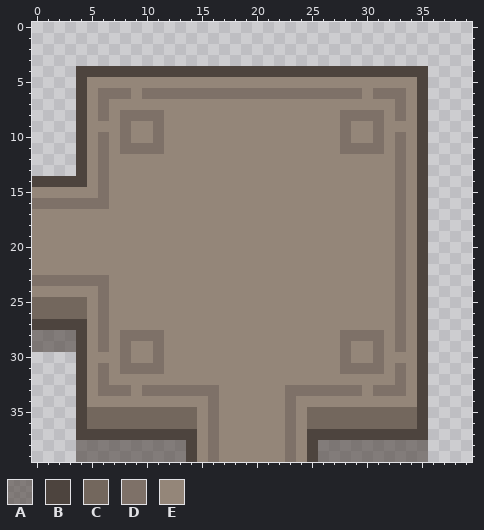
Edited in one commit: pixel-art sprite (Assets/Sunchoi/Resources/BuiltInData/Map/Sprite/Map_SW_Closed.png). The picture above was drawn from the file before the commit.
The file is 40x40 pixels. Colours within 5 levels of each other are drawn and written as one.
Palette (. is transparent): A #4d443e96  B #4d443e  C #73675d  D #7e7168  E #948679
Pixels before, first column x 0:
 4 ....BBBBBBBBBBBBBBBBBBBBBBBBBBBBBBBB
 5 ....BEEEEEEEEEEEEEEEEEEEEEEEEEEEEEEB
 6 ....BEDDDEDDDDDDDDDDDDDDDDDDDDEDDDEB
 7 ....BEDEEEEEEEEEEEEEEEEEEEEEEEEEEDEB
 8 ....BEDEDDDDEEEEEEEEEEEEEEEEDDDDEDEB
 9 ....BEEEDEEDEEEEEEEEEEEEEEEEDEEDEEEB
10 ....BEDEDEEDEEEEEEEEEEEEEEEEDEEDEDEB
11 ....BEDEDDDDEEEEEEEEEEEEEEEEDDDDEDEB
12 ....BEDEEEEEEEEEEEEEEEEEEEEEEEEEEDEB
13 ....BEDEEEEEEEEEEEEEEEEEEEEEEEEEEDEB
14 BBBBBEDEEEEEEEEEEEEEEEEEEEEEEEEEEDEB
15 EEEEEEDEEEEEEEEEEEEEEEEEEEEEEEEEEDEB
16 DDDDDDDEEEEEEEEEEEEEEEEEEEEEEEEEEDEB
17 EEEEEEEEEEEEEEEEEEEEEEEEEEEEEEEEEDEB
18 EEEEEEEEEEEEEEEEEEEEEEEEEEEEEEEEEDEB
19 EEEEEEEEEEEEEEEEEEEEEEEEEEEEEEEEEDEB
20 EEEEEEEEEEEEEEEEEEEEEEEEEEEEEEEEEDEB
21 EEEEEEEEEEEEEEEEEEEEEEEEEEEEEEEEEDEB
22 EEEEEEEEEEEEEEEEEEEEEEEEEEEEEEEEEDEB
23 DDDDDDDEEEEEEEEEEEEEEEEEEEEEEEEEEDEB
24 EEEEEEDEEEEEEEEEEEEEEEEEEEEEEEEEEDEB
25 CCCCCEDEEEEEEEEEEEEEEEEEEEEEEEEEEDEB
26 CCCCCEDEEEEEEEEEEEEEEEEEEEEEEEEEEDEB
27 BBBBBEDEEEEEEEEEEEEEEEEEEEEEEEEEEDEB
28 AAAABEDEDDDDEEEEEEEEEEEEEEEEDDDDEDEB
29 AAAABEDEDEEDEEEEEEEEEEEEEEEEDEEDEDEB
30 ....BEEEDEEDEEEEEEEEEEEEEEEEDEEDEEEB
31 ....BEDEDDDDEEEEEEEEEEEEEEEEDDDDEDEB
32 ....BEDEEEEEEEEEEEEEEEEEEEEEEEEEEDEB
33 ....BEDDDEDDDDDDDEEEEEEDDDDDDDEDDDEB
34 ....BEEEEEEEEEEEDEEEEEEDEEEEEEEEEEEB
35 ....BCCCCCCCCCCEDEEEEEEDECCCCCCCCCCB
36 ....BCCCCCCCCCCEDEEEEEEDECCCCCCCCCCB
37 ....BBBBBBBBBBBEDEEEEEEDEBBBBBBBBBBB
38 ....AAAAAAAAAABEDEEEEEEDEBAAAAAAAAAA
39 ....AAAAAAAAAABEDEEEEEEDEBAAAAAAAAAA
The result:
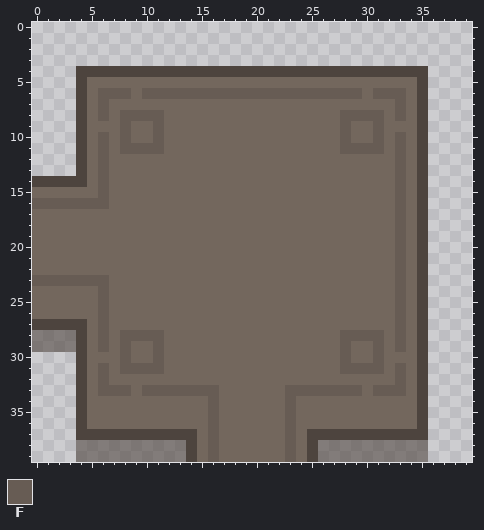
Colours new in this view: F #675c54
The edit:
Changed rows in their new state; - is an unchanged pixel.
first column x 0:
 5 -----CCCCCCCCCCCCCCCCCCCCCCCCCCCCCC
 6 -----CFFFCFFFFFFFFFFFFFFFFFFFFCFFFC
 7 -----CFCCCCCCCCCCCCCCCCCCCCCCCCCCFC
 8 -----CFCFFFFCCCCCCCCCCCCCCCCFFFFCFC
 9 -----CCCFCCFCCCCCCCCCCCCCCCCFCCFCCC
10 -----CFCFCCFCCCCCCCCCCCCCCCCFCCFCFC
11 -----CFCFFFFCCCCCCCCCCCCCCCCFFFFCFC
12 -----CFCCCCCCCCCCCCCCCCCCCCCCCCCCFC
13 -----CFCCCCCCCCCCCCCCCCCCCCCCCCCCFC
14 -----CFCCCCCCCCCCCCCCCCCCCCCCCCCCFC
15 CCCCCCFCCCCCCCCCCCCCCCCCCCCCCCCCCFC
16 FFFFFFFCCCCCCCCCCCCCCCCCCCCCCCCCCFC
17 CCCCCCCCCCCCCCCCCCCCCCCCCCCCCCCCCFC
18 CCCCCCCCCCCCCCCCCCCCCCCCCCCCCCCCCFC
19 CCCCCCCCCCCCCCCCCCCCCCCCCCCCCCCCCFC
20 CCCCCCCCCCCCCCCCCCCCCCCCCCCCCCCCCFC
21 CCCCCCCCCCCCCCCCCCCCCCCCCCCCCCCCCFC
22 CCCCCCCCCCCCCCCCCCCCCCCCCCCCCCCCCFC
23 FFFFFFFCCCCCCCCCCCCCCCCCCCCCCCCCCFC
24 CCCCCCFCCCCCCCCCCCCCCCCCCCCCCCCCCFC
25 -----CFCCCCCCCCCCCCCCCCCCCCCCCCCCFC
26 -----CFCCCCCCCCCCCCCCCCCCCCCCCCCCFC
27 -----CFCCCCCCCCCCCCCCCCCCCCCCCCCCFC
28 -----CFCFFFFCCCCCCCCCCCCCCCCFFFFCFC
29 -----CFCFCCFCCCCCCCCCCCCCCCCFCCFCFC
30 -----CCCFCCFCCCCCCCCCCCCCCCCFCCFCCC
31 -----CFCFFFFCCCCCCCCCCCCCCCCFFFFCFC
32 -----CFCCCCCCCCCCCCCCCCCCCCCCCCCCFC
33 -----CFFFCFFFFFFFCCCCCCFFFFFFFCFFFC
34 -----CCCCCCCCCCCFCCCCCCFCCCCCCCCCCC
35 ---------------CFCCCCCCFC----------
36 ---------------CFCCCCCCFC----------
37 ---------------CFCCCCCCFC----------
38 ---------------CFCCCCCCFC----------
39 ---------------CFCCCCCCFC----------
Changed places in both pictures, as pixel boxes (x1, y1, x2, y2):
changed: (32, 77, 417, 462)
